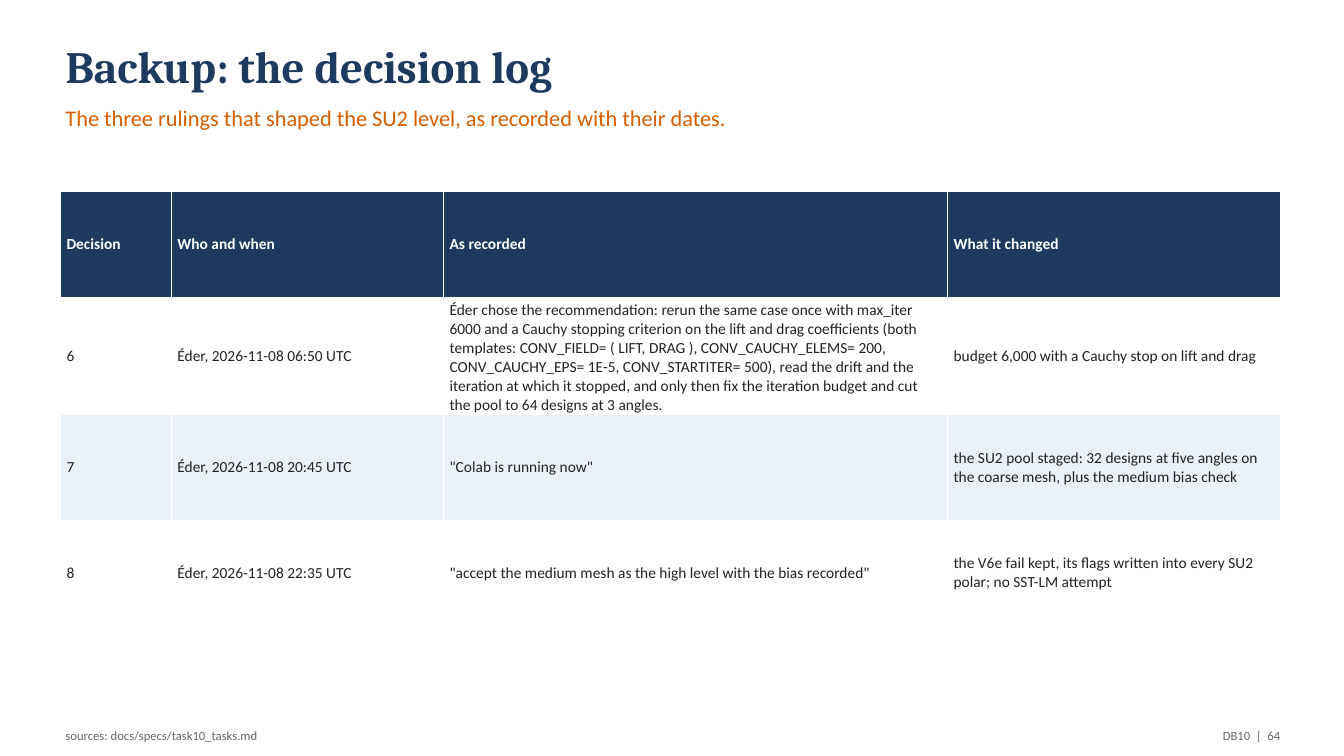
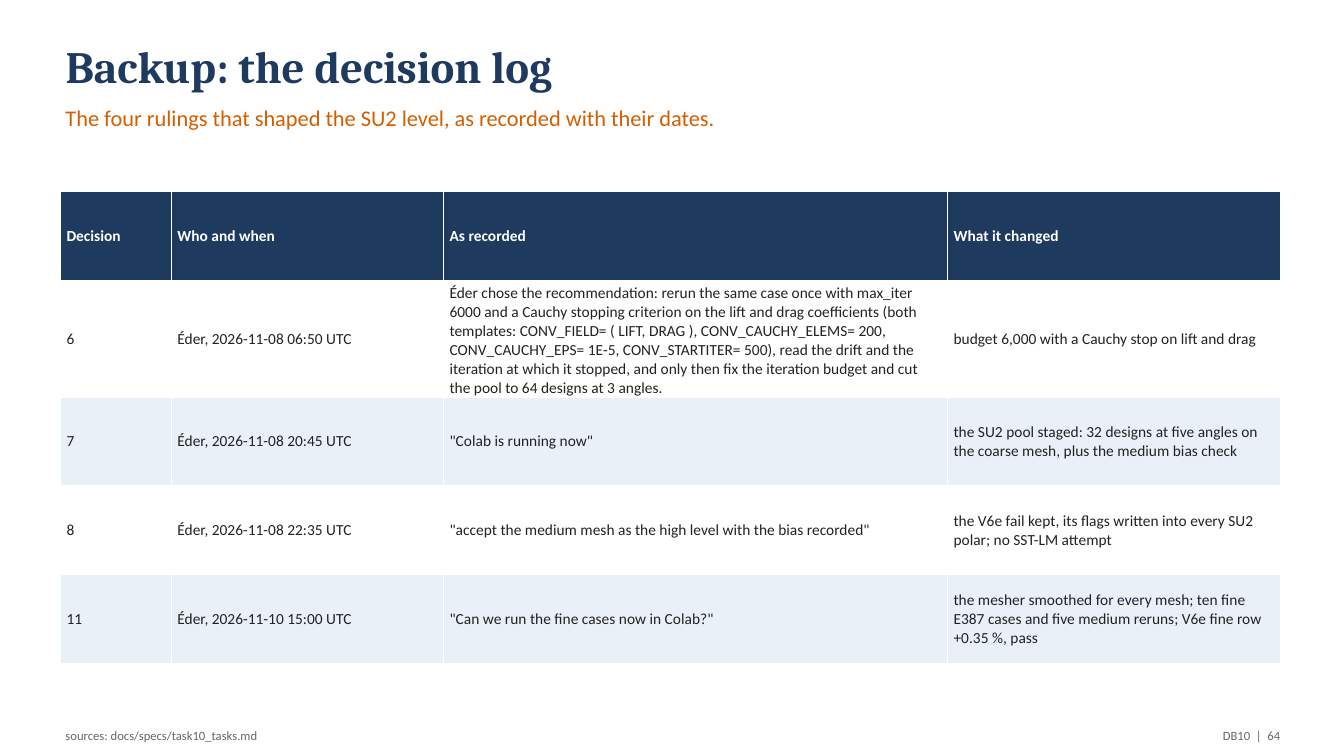
Before and after one commit to emarinhoss/ai-engineering, a slide deck: slide 64 of docs/talk/deck_drone.pptx. Drawn at 1344x756 pixels with LibreOffice and Linux fonts; fonts in the diff are those of the drawing. Boxes give left, top, right and bottom in pixels: in the first picture for what was removed or moved away, otherwise in the second. Text is boxed around its words. In the diff, an @@ line names an element or a change of style, - is before the commit and + after.

```diff
--- a/docs/talk/deck_drone.pptx
+++ b/docs/talk/deck_drone.pptx
@@ text at bbox=[65, 110, 714, 130]: text changed @@
-The three rulings that shaped the SU2 level, as recorded with their dates.
+The four rulings that shaped the SU2 level, as recorded with their dates.
@@ table at bbox=[60, 192, 1280, 650] @@
+row 5: 11 | Éder, 2026-11-10 15:00 UTC | "Can we run the fine cases now in Colab?" | the mesher smoothed for every mesh; ten fine E387 cases and five medium reruns; V6e fine row +0.35 %, pass
```
Also in this commit, not shown: 19 other slides changed, 21 other files.
